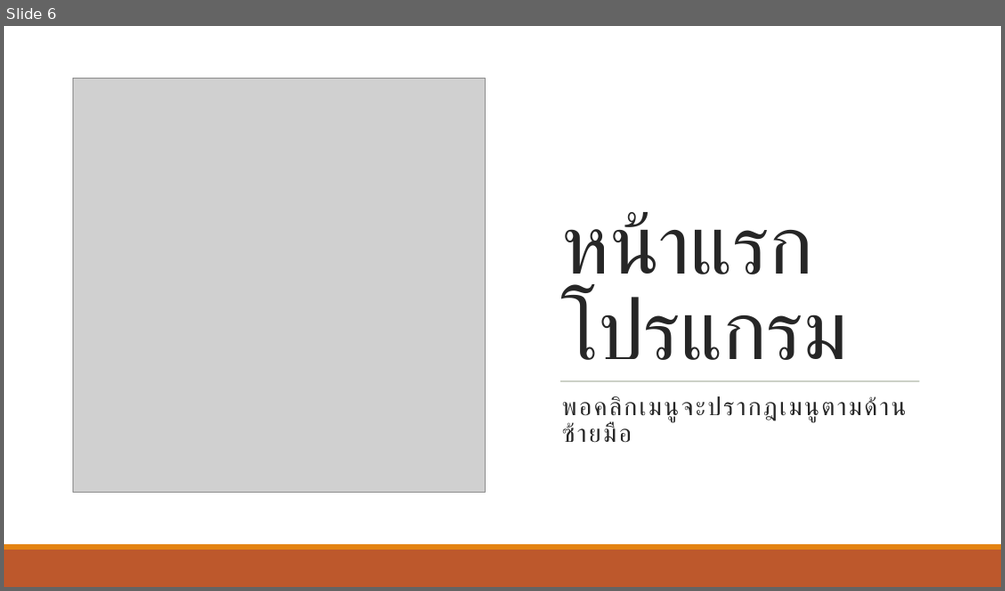
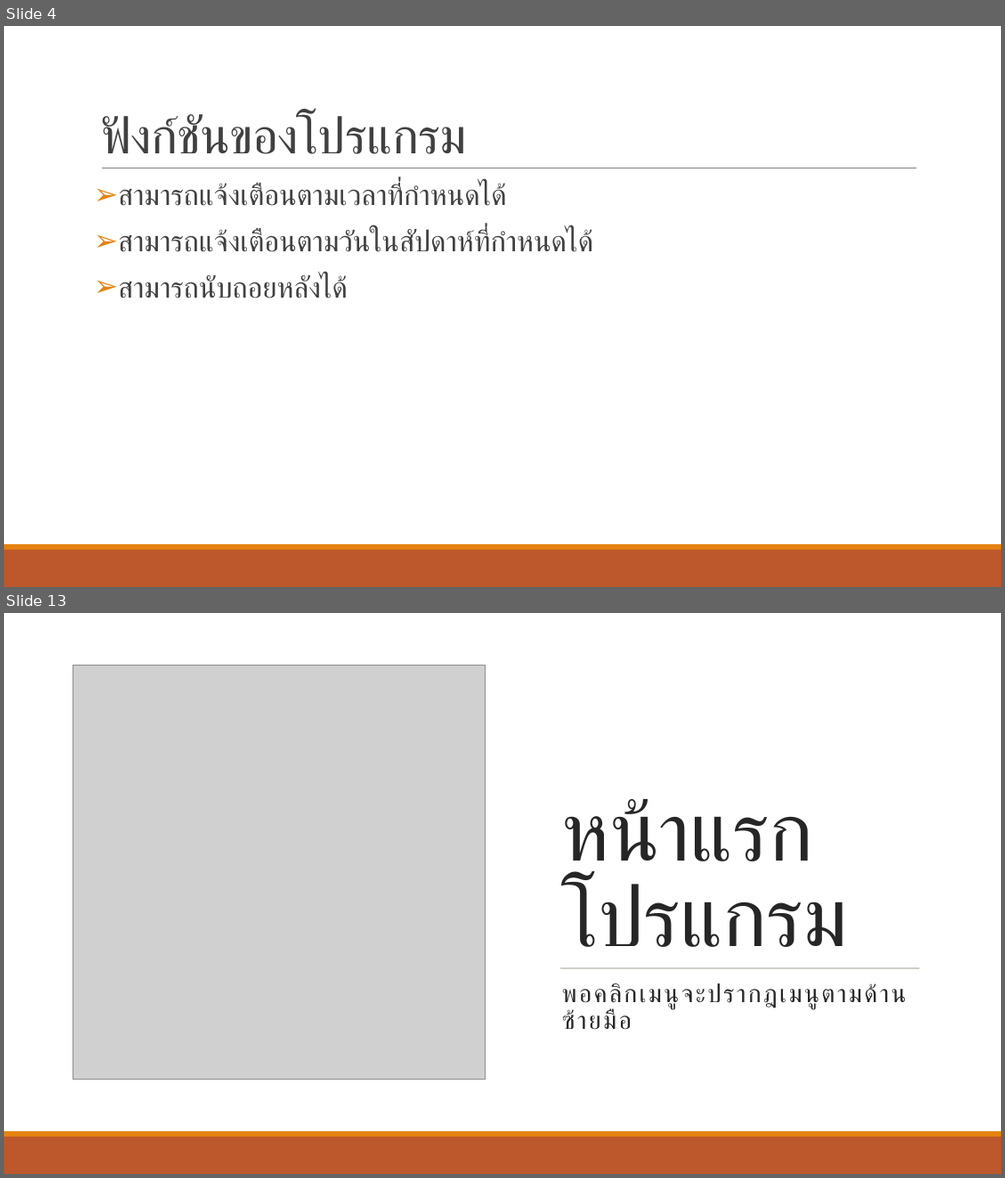
Before and after one commit to wannaphong/timenone, a slide deck: งานนำเสนอ.pptx. Shown one above the other, each under a label of ours: slide 6 before the commit, slides 4 and 13 after it; the slides between them are not shown. The pictures are 1005x591 and 1005x1178 pixels, drawn with LibreOffice and Linux fonts; fonts in the diff are those of the drawing; grey boxes stand for pictures. Boxes give left, top, right and bottom in pixels: in the first picture for what was removed or moved away, otherwise in the second. Text is boxed around its words. In the diff, an @@ line names an element or a change of style, - is before the commit and + after.

```diff
--- a/งานนำเสนอ.pptx
+++ b/งานนำเสนอ.pptx
@@ slide 4 added at (4,26,1001,587), background #FFFFFF @@
@@ title added at (101,115,466,154), 48 pt, text #404040 @@
+ฟังก์ชันของโปรแกรม
@@ line added from (102, 168) to (917, 168), #808080 0.5 pt @@
@@ text added at (118,183,593,298), 28 pt, text #404040 @@
+➢ สามารถแจ้งเตือนตามเวลาที่กำหนดได้
+➢ สามารถแจ้งเตือนตามวันในสัปดาห์ที่กำหนดได้
+➢ สามารถนับถอยหลังได้
@@ rectangle added at (4,549,1001,587), fill #BD582C @@
@@ rectangle added at (4,544,1001,549), fill #E48312 @@
@@ what was slide 6 is now slide 13 @@
```
Also in this commit, not shown: 5 slides changed, 9 other slides added, 1 slide removed, 5 other files.
